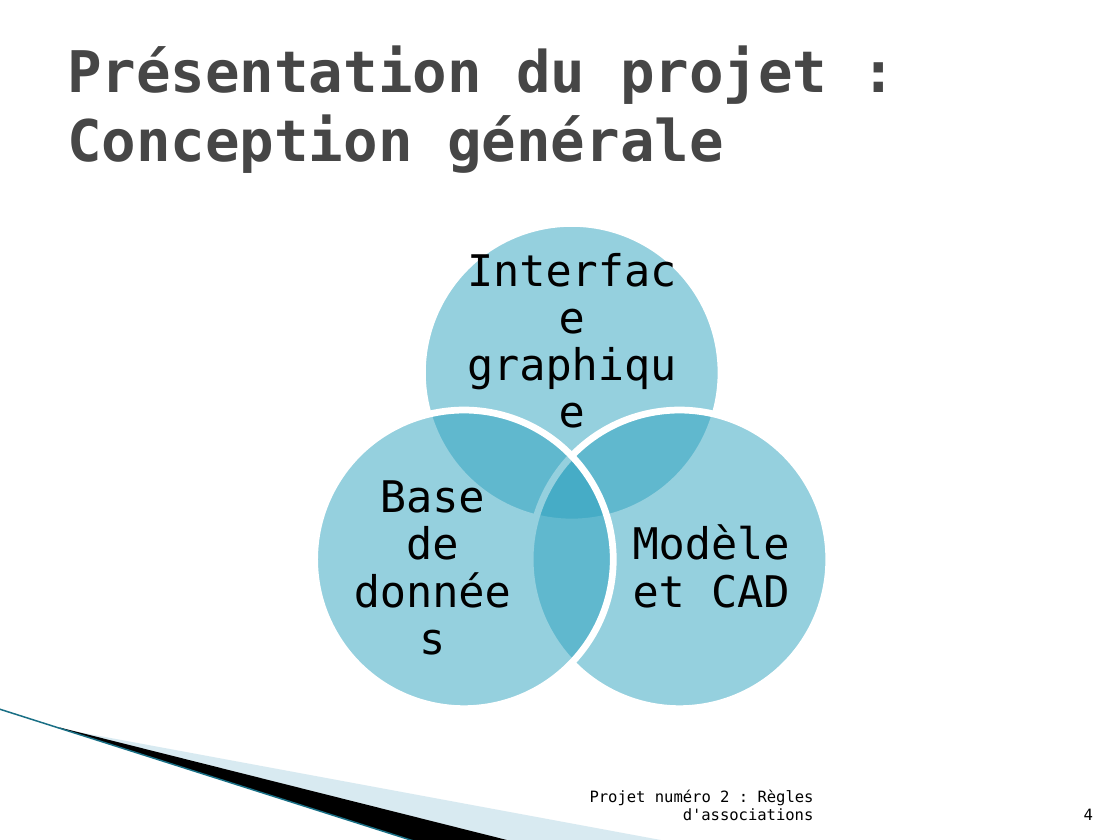
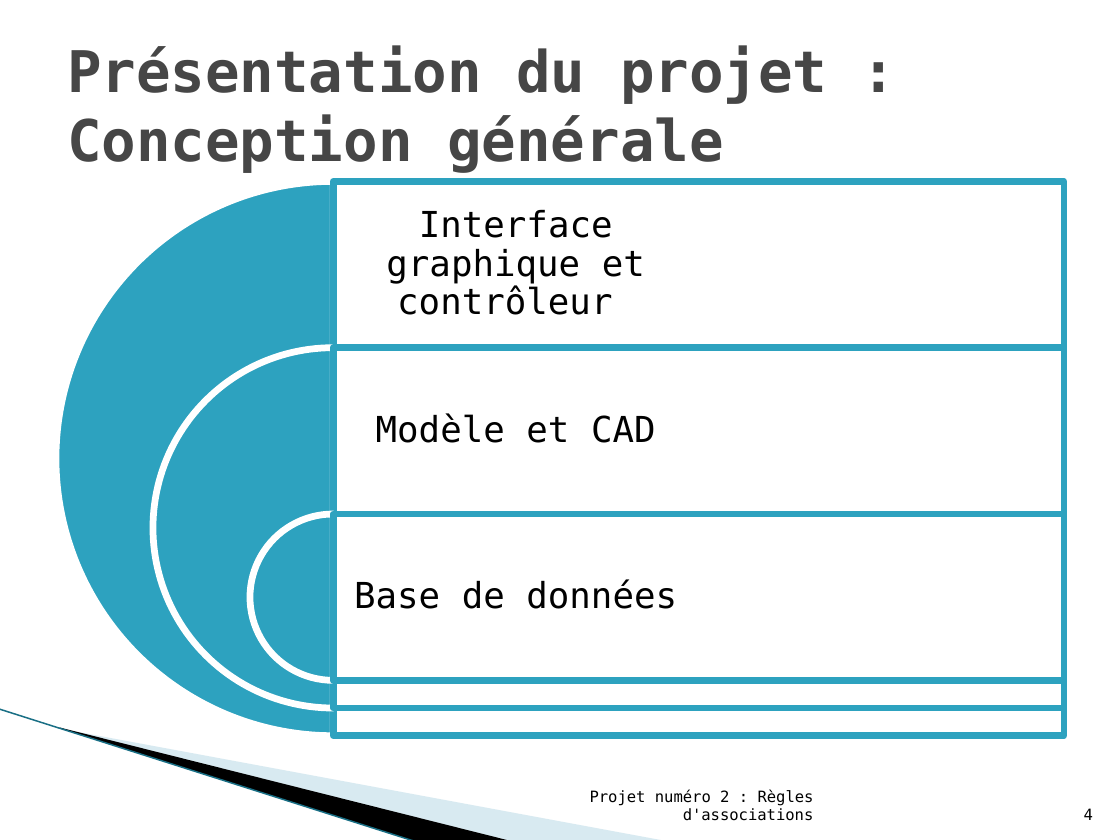
Before and after one commit to arnaudbreton/projet-sgbd, a slide deck: slide 4 of Projet OLAP/ressources/Base de données multi-dimensionnelles et OLAP - Projet Numéro 2 - Présentation.pptx. Drawn at 1120x840 pixels with LibreOffice and Linux fonts; fonts in the diff are those of the drawing; background and template pictures are left out. Boxes give left, top, right and bottom in pixels: in the first picture for what was removed or moved away, otherwise in the second. Text is boxed around its words. In the diff, an @@ line names an element or a change of style, - is before the commit and + after.

```diff
--- a/Projet OLAP/ressources/Base de données multi-dimensionnelles et OLAP - Projet Numéro 2 - Présentation.pptx
+++ b/Projet OLAP/ressources/Base de données multi-dimensionnelles et OLAP - Projet Numéro 2 - Présentation.pptx
@@ text at (x1=386, y1=209, x2=645, y2=315): text changed; size 28 to 23 pt @@
-Interface graphique
+Interface graphique et contrôleur
@@ ellipse removed at (x1=422, y1=223, x2=721, y2=522) @@
@@ text "Modèle et CAD" at (x1=376, y1=413, x2=656, y2=443): size 28 to 23 pt; less space between paragraphs @@
@@ text "Modèle et CAD" moved from (x1=633, y1=525, x2=790, y2=608) to (x1=376, y1=413, x2=656, y2=443) @@
@@ ellipse removed at (x1=315, y1=410, x2=614, y2=709) @@
@@ ellipse removed at (x1=530, y1=410, x2=829, y2=709) @@
@@ text "Base de données" moved from (x1=380, y1=477, x2=485, y2=560) to (x1=354, y1=580, x2=677, y2=609) @@
@@ text "Base de données" at (x1=354, y1=580, x2=677, y2=609): size 28 to 23 pt; less space between paragraphs @@
@@ group added at (x1=56, y1=181, x2=1064, y2=736): 3 pie slice (boxed as its full ellipse)s, 3 rectangles @@
```
Also in this commit, not shown: 4 other slides changed, 1 other file.
